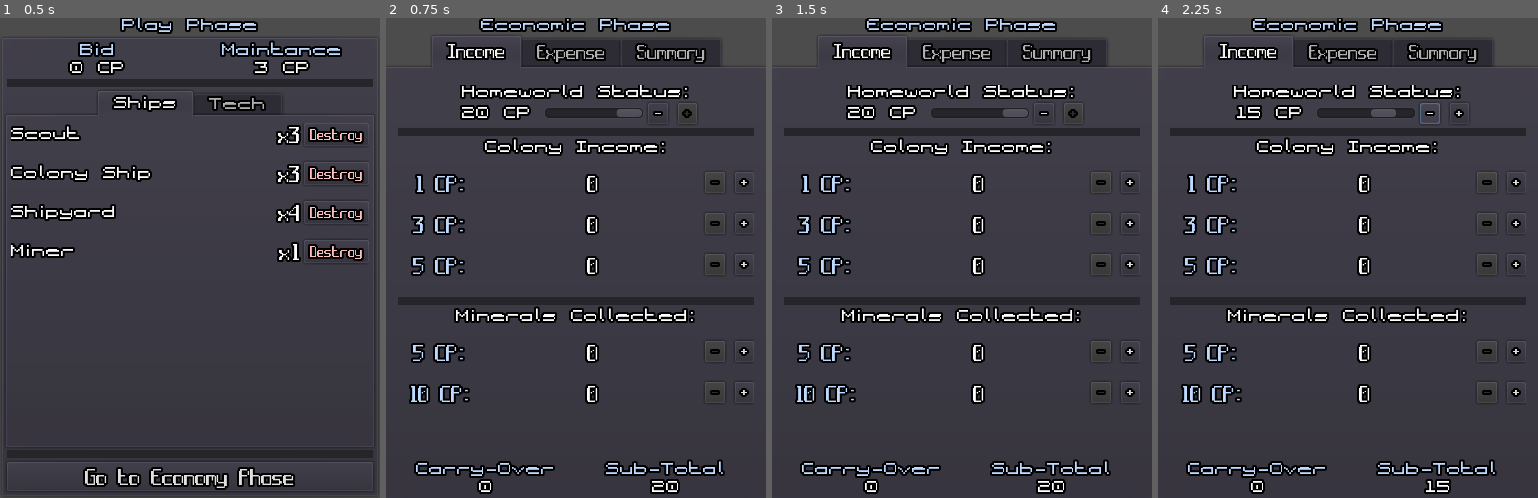
Above: before the commit, frames 1-4 (left to right).
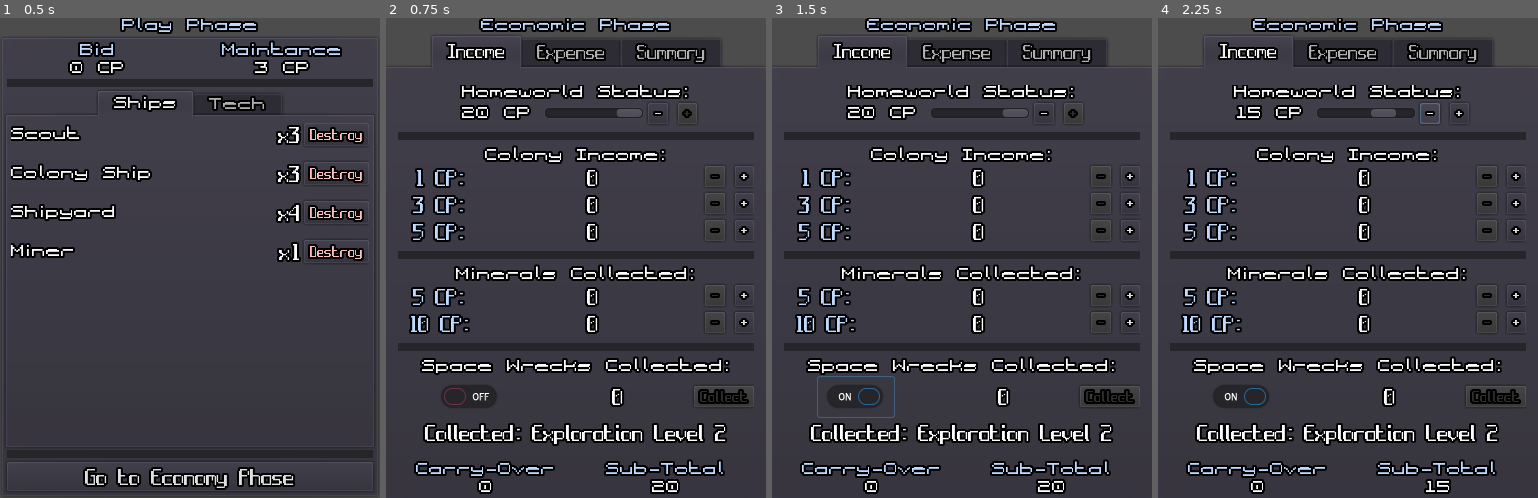
Above: after the commit, the same moments.

Repository: GalaxyCr8r/SpaceEmpires4xHelper
Game: Godot game, scene res://PlayPhase/PlayPhase.tscn
Two runs of this game, one before a commit and one after it. Both use one fixed random seed, a clock stepped at 60 frames per second and the inputs below.
Inputs (mouse positions are in pixels of both pictures, inside the frame that each line leads up to):
- Up to frame 1 (0.5 s): no input
- Up to frame 2 (0.75 s): click "Go to Economy Phase" at 0.5 s
- Up to frame 3 (1.5 s): click (855, 397) at 1.27 s
- Up to frame 4 (2.25 s): click "-" at 2 s

Frame 1 is identical in both runs. In frame 2, 18% of the frame differs, in the area x 3-97%, y 22-90%; in frame 3, 18%; in frame 4, 18%.
Error before the commit: Trying to assign value of type 'CheckBox' to a variable of type 'UpDownButton.gd'. (res://EconPhase/Expense/ResearchListItem.gd:14)
Error after the commit: Trying to assign value of type 'CheckButton' to a variable of type 'CheckBox'. (res://EconPhase/Income/IncomeContents.gd:11)

Commit message:
Added Space Wrecks! #4

Diff:
--- a/EconPhase/EconomicPhase.tscn
+++ b/EconPhase/EconomicPhase.tscn
@@ -11,13 +11,13 @@
 script = ExtResource( 1 )
 
 [node name="VBoxContainer" type="VBoxContainer" parent="."]
-margin_right = 320.0
+margin_right = 380.0
 margin_bottom = 480.0
 size_flags_horizontal = 3
 size_flags_vertical = 3
 
 [node name="Label" type="Label" parent="VBoxContainer"]
-margin_right = 320.0
+margin_right = 380.0
 margin_bottom = 14.0
 custom_fonts/font = ExtResource( 2 )
 custom_colors/font_color = Color( 0.745098, 0.854902, 1, 1 )
@@ -28,7 +28,7 @@
 anchor_right = 0.0
 anchor_bottom = 0.0
 margin_top = 18.0
-margin_right = 320.0
+margin_right = 380.0
 margin_bottom = 480.0
 size_flags_vertical = 3
 
--- a/EconPhase/Expense/ResearchListItem.gd
+++ b/EconPhase/Expense/ResearchListItem.gd
@@ -21,7 +21,7 @@
 
 ## Methods
 func _ready():
-	#Global.connect("newTech_changed", self, "_updateTechReady")
+	Global.connect("researchedTech_changed", self, "_researchedTech_changed")
 	Global.connect("currentIncome_changed", self, "_update")
 	Global.connect("currentExpenses_changed", self, "_update")
 	pass
@@ -43,6 +43,10 @@
 	_update()
 
 ## Connected Signals
+func _researchedTech_changed():
+	if Global.researchedTech.get(techType, 0) + 1 != level:
+		setItem(techType)
+
 func _update(any = 0):
 	if disabled:
 		return
--- a/EconPhase/Income/IncomeContents.gd
+++ b/EconPhase/Income/IncomeContents.gd
@@ -8,6 +8,11 @@
 ## Internal Vars
 onready var carryOverAmount : TitleAmount = $VBoxContainer/Misc/CarryOver
 onready var subTotalAmount : TitleAmount = $VBoxContainer/Misc/SubTotal
+onready var spaceWrecksCheckButton : CheckBox = $VBoxContainer/ScrollableIncomeSources/IncomeSources/VBoxContainer/SpaceWrecks/CheckButton
+onready var spaceWrecksAmount : Label = $VBoxContainer/ScrollableIncomeSources/IncomeSources/VBoxContainer/SpaceWrecks/Amount
+onready var spaceWrecksButton : Button = $VBoxContainer/ScrollableIncomeSources/IncomeSources/VBoxContainer/SpaceWrecks/Button
+onready var collectedWreck : Label = $VBoxContainer/ScrollableIncomeSources/IncomeSources/VBoxContainer/Collected
+
 var subTotalCp := 0
 
 var _hwCp:int = 0
@@ -20,6 +25,7 @@
 ## Methods
 func _ready():
 	emit_signal("incomeTotal_changed", subTotalCp)
+	collectedWreck.text = ""
 
 func _updateSubTotal():
 	subTotalCp = _hwCp + Global.lastTurnCarryOver
@@ -56,3 +62,18 @@
 func _on_10CpMineral_value_changed(new_value):
 	_10MineralCp = new_value * 10
 	call_deferred("_updateSubTotal")
+
+# Sphess wrecks
+var amountOfSpaceWrecks := 0
+func _on_CheckButton_toggled(button_pressed):
+	spaceWrecksButton.disabled = !button_pressed
+
+func _on_Button_pressed():
+	spaceWrecksCheckButton.pressed = false
+	spaceWrecksButton.disabled = true
+	amountOfSpaceWrecks += 1
+	spaceWrecksAmount.text = str(amountOfSpaceWrecks)
+
+	var spaceWreckType = Global.collectSpaceWreck()
+	collectedWreck.text = "Collected: " + Global.getTechName(spaceWreckType) +\
+		" Level " + str(Global.researchedTech[spaceWreckType])
--- a/EconPhase/Income/IncomeContents.tscn
+++ b/EconPhase/Income/IncomeContents.tscn
@@ -9,7 +9,9 @@
 [ext_resource path="res://EconPhase/Income/5CpColonyRow.tscn" type="PackedScene" id=7]
 [ext_resource path="res://EconPhase/Income/5CpMineral.tscn" type="PackedScene" id=8]
 [ext_resource path="res://EconPhase/Income/10CpMineral.tscn" type="PackedScene" id=9]
-[ext_resource path="res://Utility/TitleAmount.tscn" type="PackedScene" id=10]
+[ext_resource path="res://Fonts/IndepModern.tres" type="DynamicFont" id=10]
+[ext_resource path="res://Fonts/IndepModernSmol.tres" type="DynamicFont" id=11]
+[ext_resource path="res://Utility/TitleAmount.tscn" type="PackedScene" id=12]
 
 [node name="IncomeContents" type="MarginContainer"]
 anchor_right = 1.0
@@ -20,54 +22,53 @@
 script = ExtResource( 1 )
 
 [node name="VBoxContainer" type="VBoxContainer" parent="."]
-margin_right = 304.0
+margin_right = 364.0
 margin_bottom = 470.0
 size_flags_horizontal = 3
 custom_constants/separation = 0
 
 [node name="ScrollableIncomeSources" type="ScrollContainer" parent="VBoxContainer"]
-margin_right = 304.0
+margin_right = 364.0
 margin_bottom = 438.0
 size_flags_horizontal = 3
 size_flags_vertical = 3
 scroll_horizontal_enabled = false
 
 [node name="IncomeSources" type="VBoxContainer" parent="VBoxContainer/ScrollableIncomeSources"]
-margin_right = 304.0
+margin_right = 364.0
 margin_bottom = 438.0
 size_flags_horizontal = 3
 size_flags_vertical = 3
+custom_constants/separation = 8
 
 [node name="Homeworld" type="VBoxContainer" parent="VBoxContainer/ScrollableIncomeSources/IncomeSources"]
-margin_right = 304.0
-margin_bottom = 47.0
+margin_right = 364.0
+margin_bottom = 39.0
 
 [node name="HWStatusLabel" type="Label" parent="VBoxContainer/ScrollableIncomeSources/IncomeSources/Homeworld"]
-margin_right = 304.0
+margin_right = 364.0
 margin_bottom = 14.0
 custom_fonts/font = ExtResource( 2 )
 text = "Homeworld Status:"
 align = 1
 
 [node name="HomeworldStatusRow" parent="VBoxContainer/ScrollableIncomeSources/IncomeSources/Homeworld" instance=ExtResource( 3 )]
-margin_right = 304.0
-margin_bottom = 47.0
+margin_right = 364.0
+margin_bottom = 39.0
 value = 20
 
 [node name="HorizontalRuler" parent="VBoxContainer/ScrollableIncomeSources/IncomeSources" instance=ExtResource( 4 )]
-margin_top = 51.0
-margin_right = 304.0
-margin_bottom = 59.0
+margin_top = 47.0
+margin_right = 364.0
+margin_bottom = 55.0
 
 [node name="Colonies" type="VBoxContainer" parent="VBoxContainer/ScrollableIncomeSources/IncomeSources"]
 margin_top = 63.0
-margin_right = 304.0
-margin_bottom = 242.0
-size_flags_vertical = 3
-custom_constants/separation = 18
+margin_right = 364.0
+margin_bottom = 158.0
 
 [node name="Title" type="Label" parent="VBoxContainer/ScrollableIncomeSources/IncomeSources/Colonies"]
-margin_right = 304.0
+margin_right = 364.0
 margin_bottom = 14.0
 custom_fonts/font = ExtResource( 2 )
 text = "Colony Income:"
@@ -75,78 +76,135 @@
 
 [node name="1CpColonyRow" parent="VBoxContainer/ScrollableIncomeSources/IncomeSources/Colonies" instance=ExtResource( 5 )]
 margin_left = 0.0
-margin_top = 32.0
-margin_right = 304.0
-margin_bottom = 61.0
+margin_right = 364.0
+margin_bottom = 41.0
 alignment = 0
 
 [node name="3CpColonyRow" parent="VBoxContainer/ScrollableIncomeSources/IncomeSources/Colonies" instance=ExtResource( 6 )]
 margin_left = 0.0
-margin_top = 79.0
-margin_right = 304.0
-margin_bottom = 108.0
+margin_top = 45.0
+margin_right = 364.0
+margin_bottom = 68.0
 alignment = 0
 
 [node name="5CpColonyRow" parent="VBoxContainer/ScrollableIncomeSources/IncomeSources/Colonies" instance=ExtResource( 7 )]
 margin_left = 0.0
-margin_top = 126.0
-margin_right = 304.0
-margin_bottom = 155.0
+margin_top = 72.0
+margin_right = 364.0
+margin_bottom = 95.0
 alignment = 0
 
 [node name="HorizontalRuler2" type="Panel" parent="VBoxContainer/ScrollableIncomeSources/IncomeSources"]
-margin_top = 246.0
-margin_right = 304.0
-margin_bottom = 254.0
+margin_top = 166.0
+margin_right = 364.0
+margin_bottom = 174.0
 rect_min_size = Vector2( 0, 8 )
 
 [node name="Minerals" type="VBoxContainer" parent="VBoxContainer/ScrollableIncomeSources/IncomeSources"]
+editor/display_folded = true
+margin_top = 182.0
+margin_right = 364.0
+margin_bottom = 250.0
+
+[node name="Label" type="Label" parent="VBoxContainer/ScrollableIncomeSources/IncomeSources/Minerals"]
+margin_right = 364.0
+margin_bottom = 14.0
+custom_fonts/font = ExtResource( 2 )
+text = "Minerals Collected:"
+align = 1
+
+[node name="5CpMineral" parent="VBoxContainer/ScrollableIncomeSources/IncomeSources/Minerals" instance=ExtResource( 8 )]
+margin_left = 0.0
+margin_right = 364.0
+margin_bottom = 41.0
+alignment = 0
+
+[node name="10CpMineral" parent="VBoxContainer/ScrollableIncomeSources/IncomeSources/Minerals" instance=ExtResource( 9 )]
+margin_left = 0.0
+margin_top = 45.0
+margin_right = 364.0
+margin_bottom = 68.0
+alignment = 0
+
+[node name="HorizontalRuler3" type="Panel" parent="VBoxContainer/ScrollableIncomeSources/IncomeSources"]
 margin_top = 258.0
-margin_right = 304.0
-margin_bottom = 438.0
-size_flags_vertical = 3
-custom_constants/separation = 18
-
-[node name="Label" type="Label" parent="VBoxContainer/ScrollableIncomeSources/IncomeSources/Minerals"]
-margin_right = 304.0
-margin_bottom = 14.0
-custom_fonts/font = ExtResource( 2 )
-text = "Minerals Collected:"
-align = 1
-
-[node name="5CpMineral" parent="VBoxContainer/ScrollableIncomeSources/IncomeSources/Minerals" instance=ExtResource( 8 )]
-margin_left = 0.0
-margin_top = 32.0
-margin_right = 304.0
-margin_bottom = 61.0
-alignment = 0
-
-[node name="10CpMineral" parent="VBoxContainer/ScrollableIncomeSources/IncomeSources/Minerals" instance=ExtResource( 9 )]
-margin_left = 0.0
-margin_top = 79.0
-margin_right = 304.0
-margin_bottom = 108.0
-alignment = 0
+margin_right = 364.0
+margin_bottom = 266.0
+rect_min_size = Vector2( 0, 8 )
+
+[node name="VBoxContainer" type="VBoxContainer" parent="VBoxContainer/ScrollableIncomeSources/IncomeSources"]
+margin_top = 274.0
+margin_right = 364.0
+margin_bottom = 359.0
+
+[node name="SpaceWrecksTitle" type="Label" parent="VBoxContainer/ScrollableIncomeSources/IncomeSources/VBoxContainer"]
+margin_right = 364.0
+margin_bottom = 14.0
+custom_fonts/font = ExtResource( 2 )
+text = "Space Wrecks Collected:"
+align = 1
+valign = 1
+
+[node name="SpaceWrecks" type="HBoxContainer" parent="VBoxContainer/ScrollableIncomeSources/IncomeSources/VBoxContainer"]
+margin_top = 18.0
+margin_right = 364.0
+margin_bottom = 58.0
+
+[node name="CheckButton" type="CheckButton" parent="VBoxContainer/ScrollableIncomeSources/IncomeSources/VBoxContainer/SpaceWrecks"]
+margin_left = 36.0
+margin_right = 112.0
+margin_bottom = 40.0
+size_flags_horizontal = 6
+
+[node name="Amount" type="Label" parent="VBoxContainer/ScrollableIncomeSources/IncomeSources/VBoxContainer/SpaceWrecks"]
+margin_left = 220.0
+margin_top = 8.0
+margin_right = 231.0
+margin_bottom = 31.0
+size_flags_horizontal = 6
+custom_fonts/font = ExtResource( 10 )
+text = "0"
+align = 2
+
+[node name="Button" type="Button" parent="VBoxContainer/ScrollableIncomeSources/IncomeSources/VBoxContainer/SpaceWrecks"]
+margin_left = 304.0
+margin_top = 9.0
+margin_right = 364.0
+margin_bottom = 30.0
+size_flags_horizontal = 4
+size_flags_vertical = 4
+custom_fonts/font = ExtResource( 11 )
+disabled = true
+text = "Collect"
+
+[node name="Collected" type="Label" parent="VBoxContainer/ScrollableIncomeSources/IncomeSources/VBoxContainer"]
+margin_top = 62.0
+margin_right = 364.0
+margin_bottom = 85.0
+custom_fonts/font = ExtResource( 10 )
+text = "Collected: Exploration Level 2"
+align = 1
+valign = 1
 
 [node name="Misc" type="HBoxContainer" parent="VBoxContainer"]
 margin_top = 438.0
-margin_right = 304.0
+margin_right = 364.0
 margin_bottom = 470.0
 alignment = 1
 
-[node name="CarryOver" parent="VBoxContainer/Misc" instance=ExtResource( 10 )]
+[node name="CarryOver" parent="VBoxContainer/Misc" instance=ExtResource( 12 )]
 anchor_right = 0.0
 anchor_bottom = 0.0
-margin_right = 150.0
+margin_right = 180.0
 margin_bottom = 32.0
 size_flags_horizontal = 3
 title = "Carry-Over"
 
-[node name="SubTotal" parent="VBoxContainer/Misc" instance=ExtResource( 10 )]
+[node name="SubTotal" parent="VBoxContainer/Misc" instance=ExtResource( 12 )]
 anchor_right = 0.0
 anchor_bottom = 0.0
-margin_left = 154.0
-margin_right = 304.0
+margin_left = 184.0
+margin_right = 364.0
 margin_bottom = 32.0
 size_flags_horizontal = 3
 title = "Sub-Total"
@@ -157,3 +215,5 @@
 [connection signal="value_changed" from="VBoxContainer/ScrollableIncomeSources/IncomeSources/Colonies/5CpColonyRow" to="." method="_on_5CpColonyRow_value_changed"]
 [connection signal="value_changed" from="VBoxContainer/ScrollableIncomeSources/IncomeSources/Minerals/5CpMineral" to="." method="_on_5CpMineral_value_changed"]
 [connection signal="value_changed" from="VBoxContainer/ScrollableIncomeSources/IncomeSources/Minerals/10CpMineral" to="." method="_on_10CpMineral_value_changed"]
+[connection signal="toggled" from="VBoxContainer/ScrollableIncomeSources/IncomeSources/VBoxContainer/SpaceWrecks/CheckButton" to="." method="_on_CheckButton_toggled"]
+[connection signal="pressed" from="VBoxContainer/ScrollableIncomeSources/IncomeSources/VBoxContainer/SpaceWrecks/Button" to="." method="_on_Button_pressed"]
--- a/Global.gd
+++ b/Global.gd
@@ -5,6 +5,7 @@
 signal currentExpenses_changed()
 
 signal existingShips_changed()
+signal researchedTech_changed()
 signal newShips_changed()
 signal newTech_changed()
 
@@ -47,6 +48,7 @@
 func _ready():
 	resetExistingShips()
 	resetTech()
+	randomize()
 
 func resetEconPhase():
 	colonyIncome = 20
@@ -219,6 +221,24 @@
 func isTechMaxLevel(techType) -> bool:
 	return researchedTech.get(techType, 0) == getTechMaxLevel(techType)
 
+func collectSpaceWreck():
+	var dieRoll := randi() % 10 + 1
+	var tech = Tech.ShipSize
+	if dieRoll >= 3:
+		tech = Tech.Attack
+	if dieRoll >= 5:
+		tech = Tech.Defense
+	if dieRoll >= 7:
+		tech = Tech.Tactics
+	if dieRoll >= 8:
+		tech = Tech.Move
+	if dieRoll >= 10:
+		tech = Tech.ShipYard
+	if researchedTech.get(tech, 0) < getTechMaxLevel(tech):
+		researchedTech[tech] = researchedTech.get(tech, 0) + 1
+		emit_signal("researchedTech_changed")
+	return tech
+
 #########################################
 ### SHIPS
 func resetExistingShips():
Not shown: 1 places in EconPhase/Income/IncomeContents.tscn that only renumber resources
